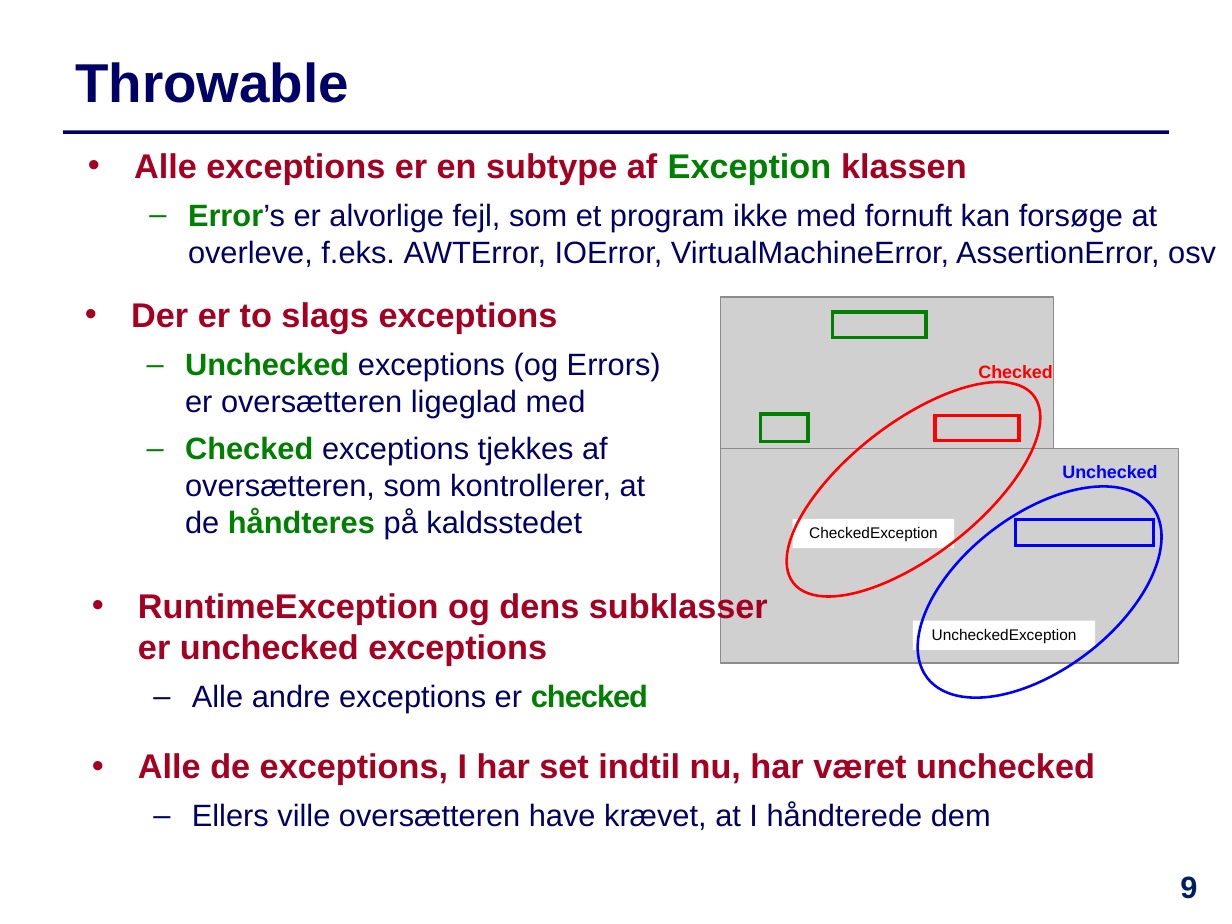
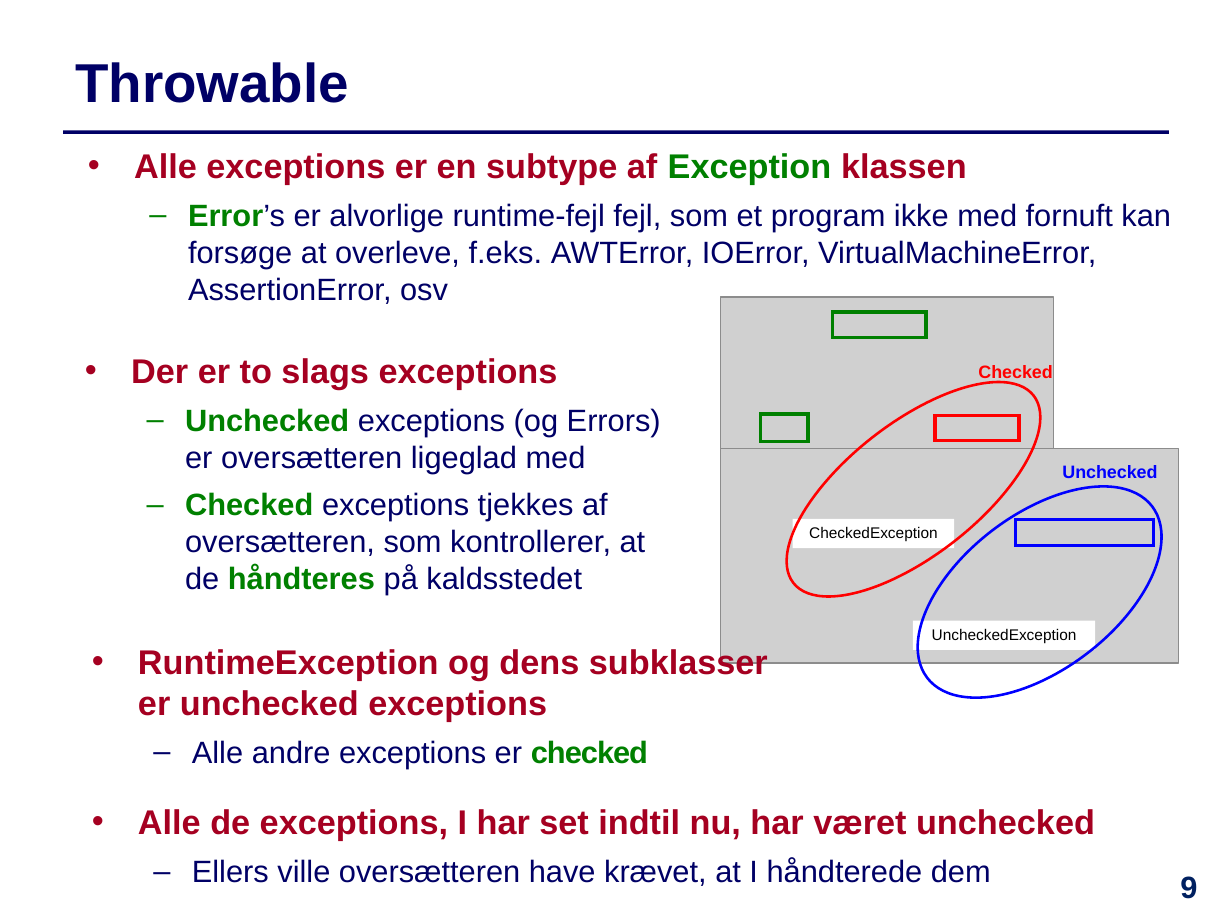
Before and after one commit to IntProgAU/Materiale, a slide deck: slide 9 of web/e21/uge_14/Slides-Uge14.pptx. Drawn at 1232x924 pixels with LibreOffice and Linux fonts; fonts in the diff are those of the drawing; grey boxes stand for pictures. Boxes give left, top, right and bottom in pixels: in the first picture for what was removed or moved away, otherwise in the second. Text is boxed around its words. In the diff, an @@ line names an element or a change of style, - is before the commit and + after.

```diff
--- a/web/e21/uge_14/Slides-Uge14.pptx
+++ b/web/e21/uge_14/Slides-Uge14.pptx
@@ text at (188, 203, 1171, 269): text changed @@
-  – Error’s er alvorlige fejl, som et program ikke med fornuft kan forsøge at overleve, f.eks. AWTError, IOError, VirtualMachineError, AssertionError, osv
+  – Error’s er alvorlige runtime-fejl fejl, som et program ikke med fornuft kan forsøge at overleve, f.eks. AWTError, IOError, VirtualMachineError, AssertionError, osv
@@ text "Der er to slags exceptions": place and size @@
-text "Der er to slags exceptions" at (131, 302, 661, 539)
+text "Der er to slags exceptions" at (131, 358, 661, 595)
@@ text "RuntimeException og dens subklasser er ...": place and size @@
-text "RuntimeException og dens subklasser er ..." at (138, 591, 1095, 830)
+text "RuntimeException og dens subklasser er ..." at (138, 647, 1095, 886)
```
Also in this commit, not shown: 7 other slides changed, 1 slide added, 1 other file.
